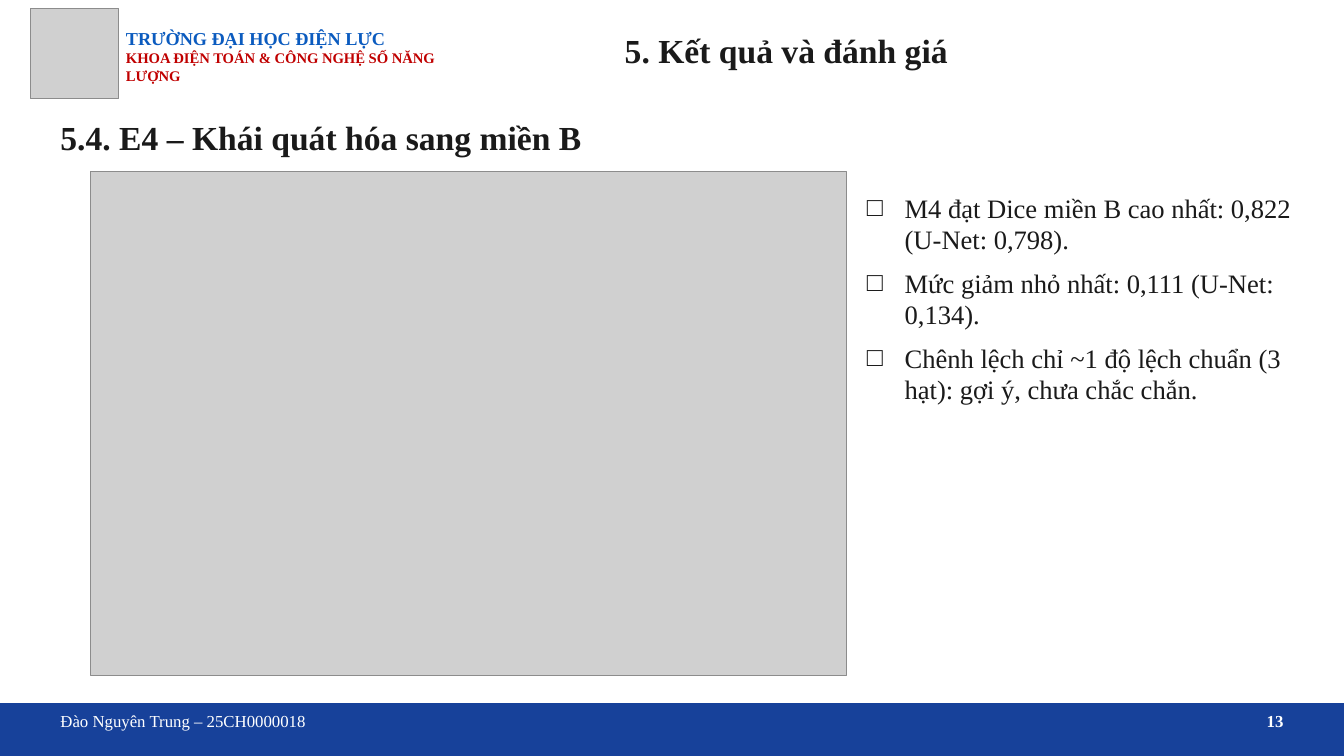
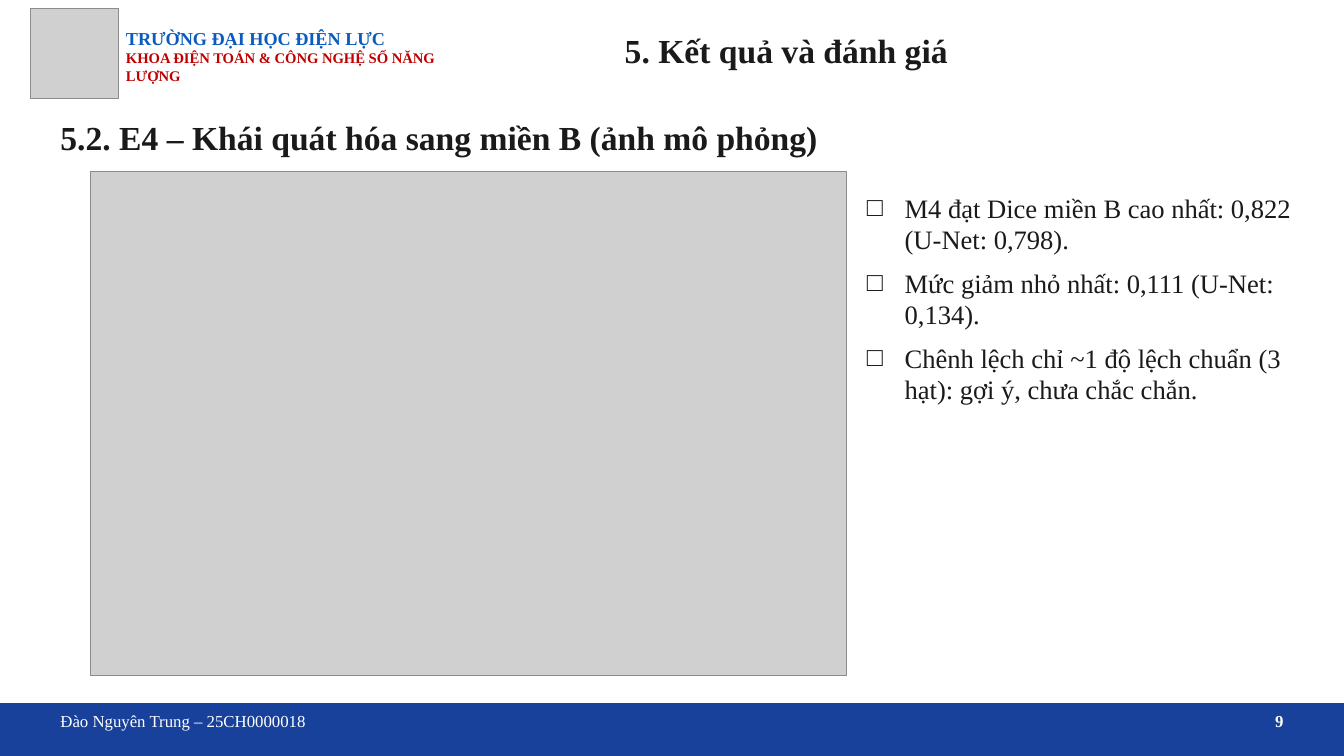
Before and after one commit to trungnguyen107/Medical-image-segmentation-breast-ultrasound-unet-attention, a slide deck: slide 9 of docs/Slide_bao_cao_DATN_U-Net_Attention.pptx (slide 13 before the commit). Drawn at 1344x756 pixels with LibreOffice and Linux fonts; fonts in the diff are those of the drawing; grey boxes stand for pictures; background and template pictures are left out. Boxes give left, top, right and bottom in pixels: in the first picture for what was removed or moved away, otherwise in the second. Text is boxed around its words. In the diff, an @@ line names an element or a change of style, - is before the commit and + after.

```diff
--- a/docs/Slide_bao_cao_DATN_U-Net_Attention.pptx
+++ b/docs/Slide_bao_cao_DATN_U-Net_Attention.pptx
@@ text at (x1=60, y1=125, x2=818, y2=156): text changed @@
-5.4. E4 – Khái quát hóa sang miền B
+5.2. E4 – Khái quát hóa sang miền B (ảnh mô phỏng)
@@ text at (x1=1275, y1=716, x2=1283, y2=727): text changed @@
-13
+9
```
Also in this commit, not shown: 12 other slides changed, 6 slides removed, 4 other files.
